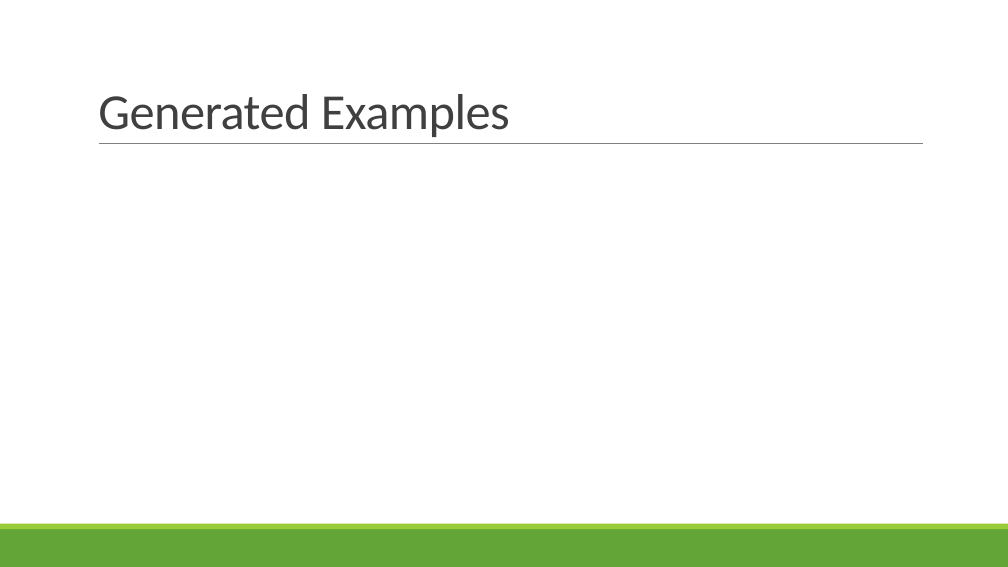
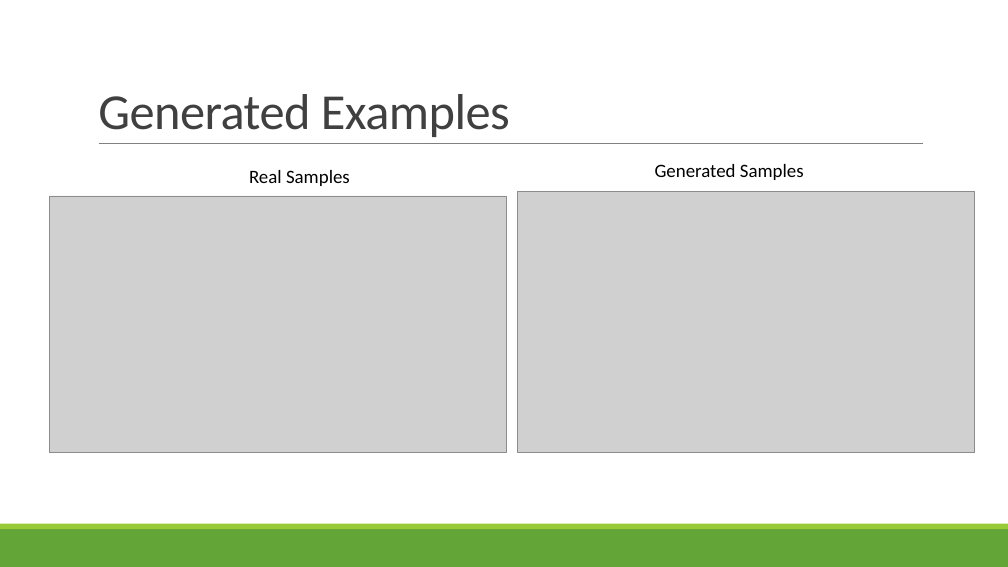
Before and after one commit to vanthony715/SMGAN, a slide deck: slide 17 of SMGAN.pptx (slide 18 before the commit). Drawn at 1008x567 pixels with LibreOffice and Linux fonts; fonts in the diff are those of the drawing; grey boxes stand for pictures. Boxes give left, top, right and bottom in pixels: in the first picture for what was removed or moved away, otherwise in the second. Text is boxed around its words. In the diff, an @@ line names an element or a change of style, - is before the commit and + after.

```diff
--- a/SMGAN.pptx
+++ b/SMGAN.pptx
@@ text added at (249, 170, 350, 186), 18 pt, text #000000 @@
+Real Samples
@@ text added at (655, 164, 804, 180), 18 pt, text #000000 @@
+Generated Samples
@@ picture added at (49, 196, 507, 452) @@
@@ picture added at (518, 192, 975, 453) @@
```
Also in this commit, not shown: 2 other slides changed, 4 slides added, 3 slides removed, 5 other files.
